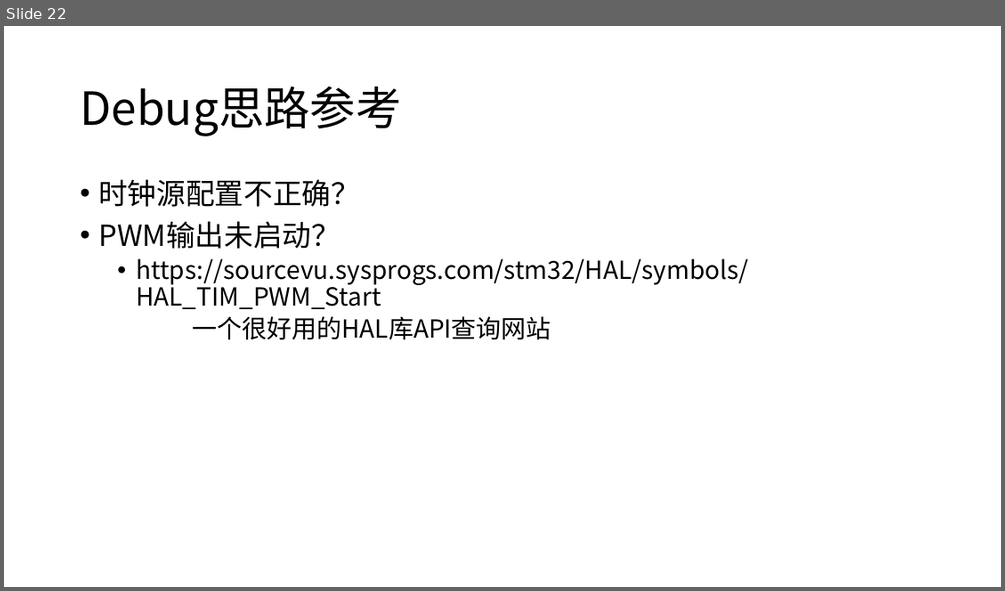
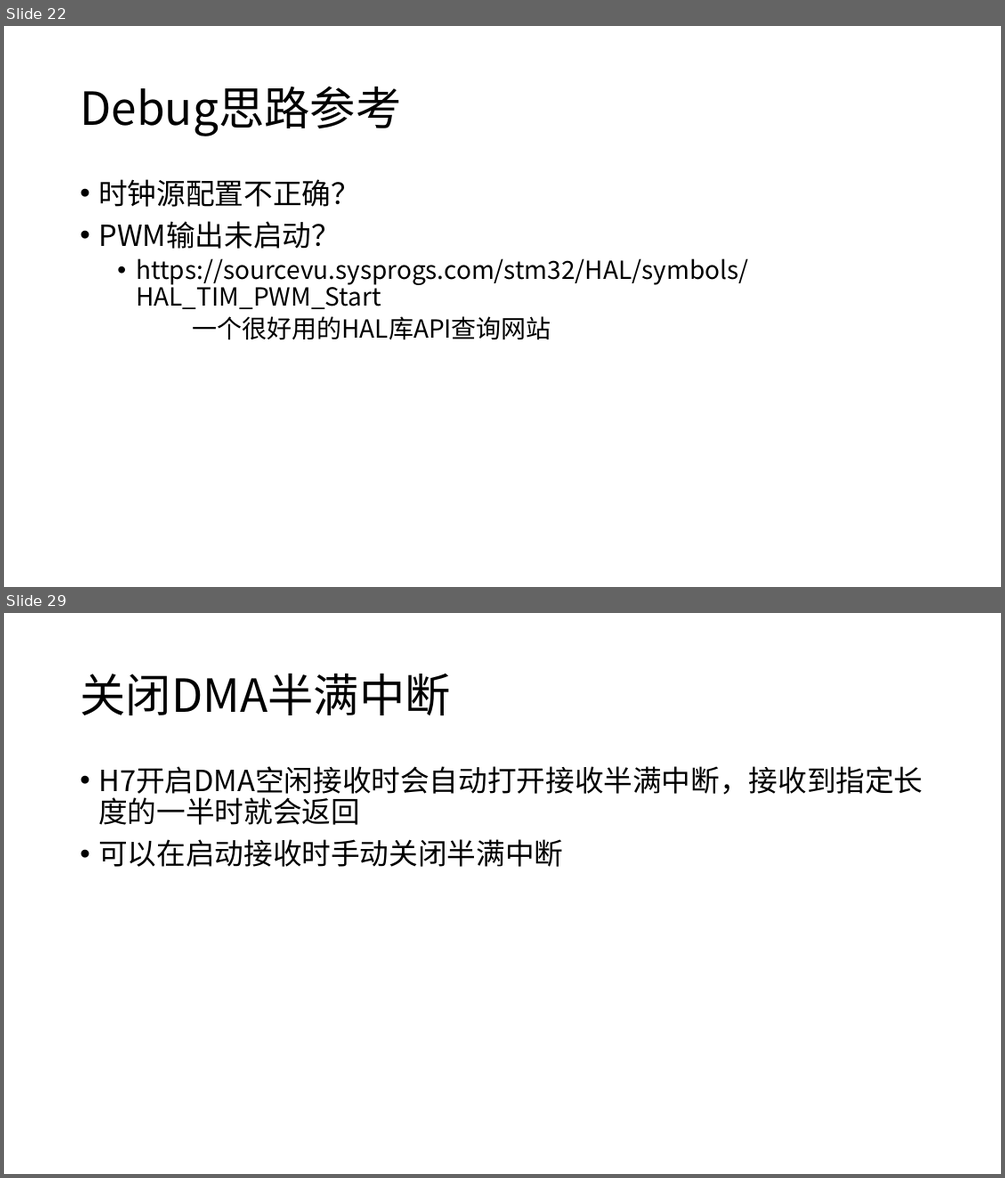
Before and after one commit to JLU-Robomaster-Embedded/embedded_tutorial, a slide deck: 2_STM32基本功能.pptx. Shown one above the other, each under a label of ours: slide 22 before the commit, slides 22 and 29 after it; the slides between them are not shown. The pictures are 1005x591 and 1005x1178 pixels, drawn with LibreOffice and Linux fonts; fonts in the diff are those of the drawing. Boxes give left, top, right and bottom in pixels: in the first picture for what was removed or moved away, otherwise in the second. Text is boxed around its words. In the diff, an @@ line names an element or a change of style, - is before the commit and + after.

```diff
--- a/2_STM32基本功能.pptx
+++ b/2_STM32基本功能.pptx
@@ slide 29 added at (4,613,1001,1174), background #FFFFFF @@
@@ title added at (80,673,450,715), 44 pt, text #000000 @@
+关闭DMA半满中断
@@ text added at (98,766,922,867), 28 pt, text #000000 @@
+• H7开启DMA空闲接收时会自动打开接收半满中断，接收到指定长度的一半时就会返回
+• 可以在启动接收时手动关闭半满中断
```
Also in this commit, not shown: 18 other slides added.
